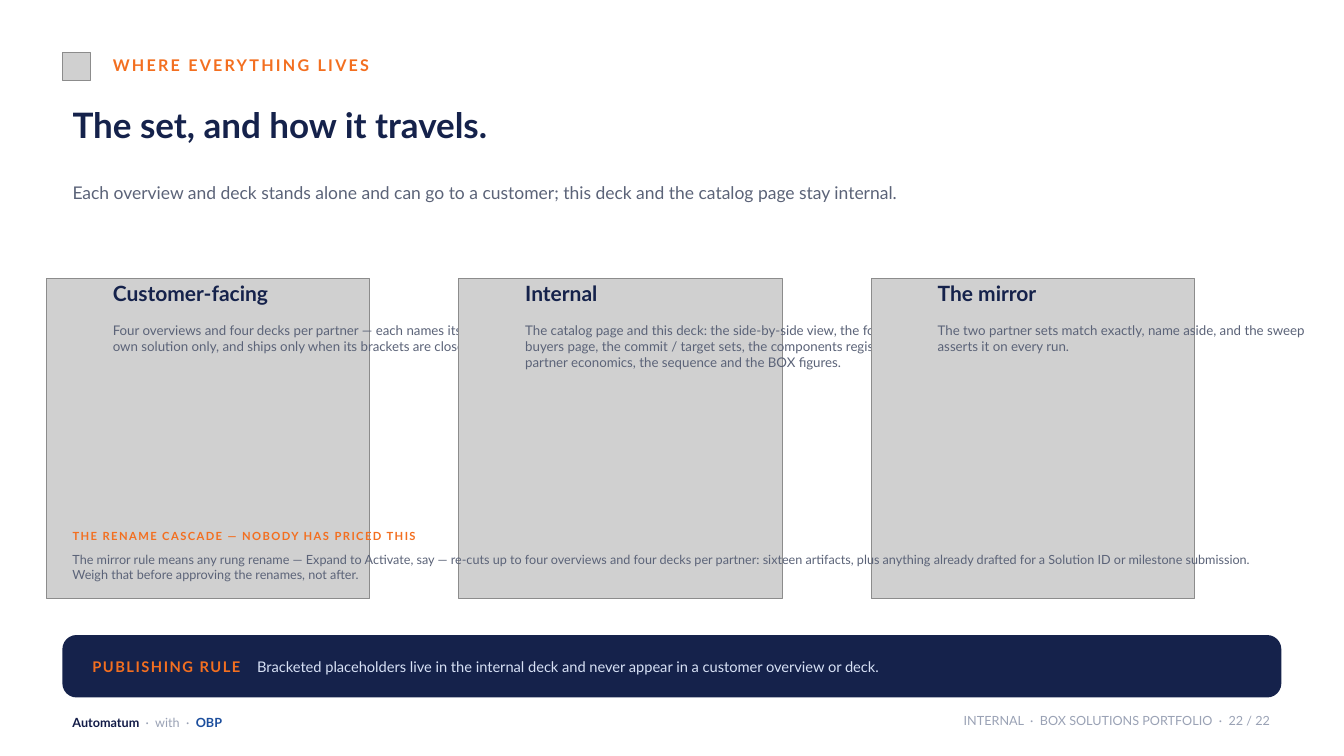
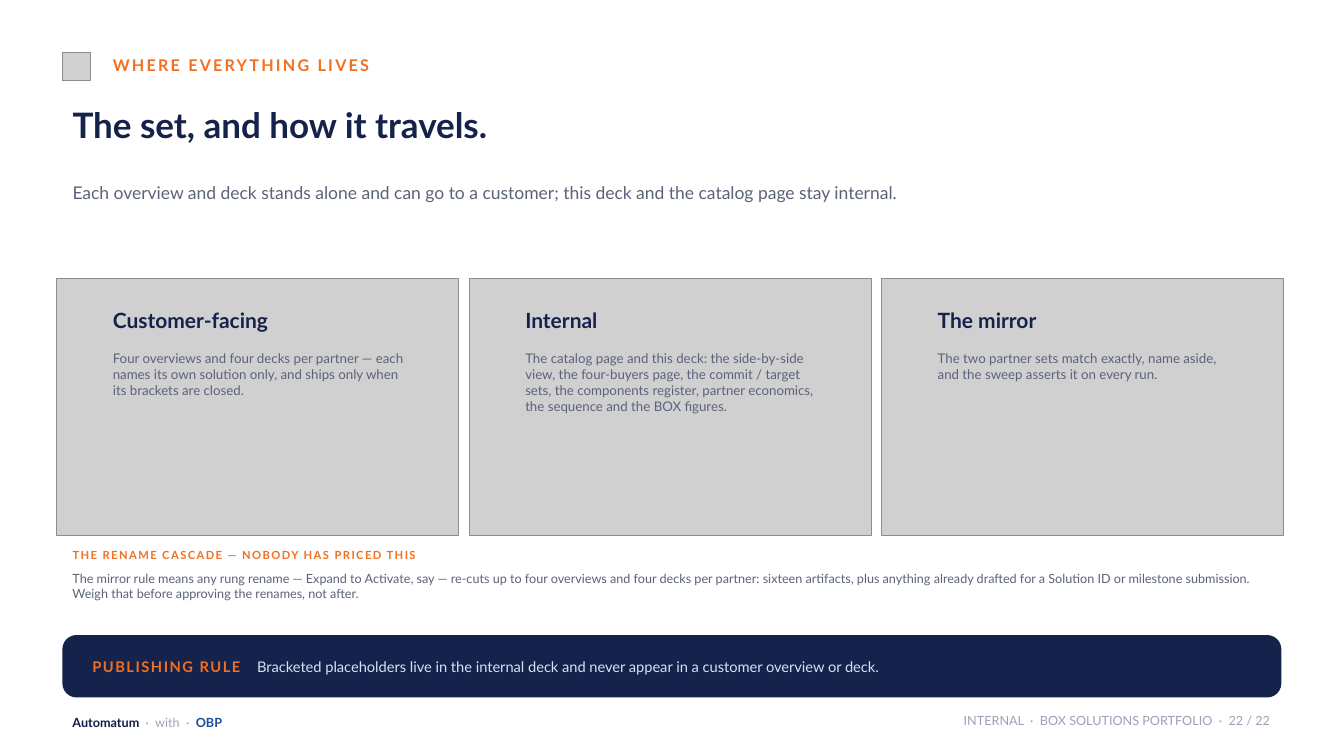
Before and after one commit to KianteEvans/barberbook, a slide deck: slide 22 of docs/deck/BOX_Solutions_Revised.pptx. Drawn at 1344x756 pixels with LibreOffice and Linux fonts; fonts in the diff are those of the drawing; grey boxes stand for pictures; background and template pictures are left out. Boxes give left, top, right and bottom in pixels: in the first picture for what was removed or moved away, otherwise in the second. Text is boxed around its words. In the diff, an @@ line names an element or a change of style, - is before the commit and + after.

```diff
--- a/docs/deck/BOX_Solutions_Revised.pptx
+++ b/docs/deck/BOX_Solutions_Revised.pptx
@@ picture: place and size @@
-picture at (46,278,370,599)
+picture at (56,278,459,536)
@@ picture: place and size @@
-picture at (459,278,782,599)
+picture at (470,278,872,536)
@@ picture: place and size @@
-picture at (871,278,1195,599)
+picture at (882,278,1285,536)
@@ text "Customer-facing": place and size @@
-text "Customer-facing" at (113,285,268,305)
+text "Customer-facing" at (113,312,268,332)
@@ text "Internal": place and size @@
-text "Internal" at (525,285,597,301)
+text "Internal" at (525,312,597,328)
@@ text "The mirror": place and size @@
-text "The mirror" at (938,285,1036,301)
+text "The mirror" at (938,312,1036,328)
@@ text "Four overviews and four decks ..." rewrapped from (113,323,474,354) to (113,353,403,395) @@
@@ text "The catalog page and this ..." rewrapped from (525,323,892,370) to (525,353,813,414) @@
@@ text "The two partner sets match ..." rewrapped from (938,323,1305,353) to (938,353,1216,381) @@
@@ text "THE RENAME CASCADE — NOBODY ...": place and size @@
-text "THE RENAME CASCADE — NOBODY ..." at (73,529,772,548)
+text "THE RENAME CASCADE — NOBODY ..." at (73,548,772,568)
@@ text "The mirror rule means any ...": place and size @@
-text "The mirror rule means any ..." at (72,553,1250,581)
+text "The mirror rule means any ..." at (72,573,1250,601)
```
Also in this commit, not shown: 19 other slides changed, 1 other file.
